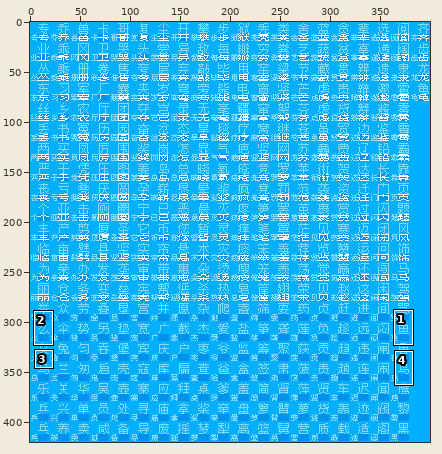
Pixel-art file, stored at Data/核心笑传之抄抄表——《现代汉语常用字表》常用字部分.ase. The picture above shows the old version from afar; the outline marks the close-up.
Close-up. Before the edit:
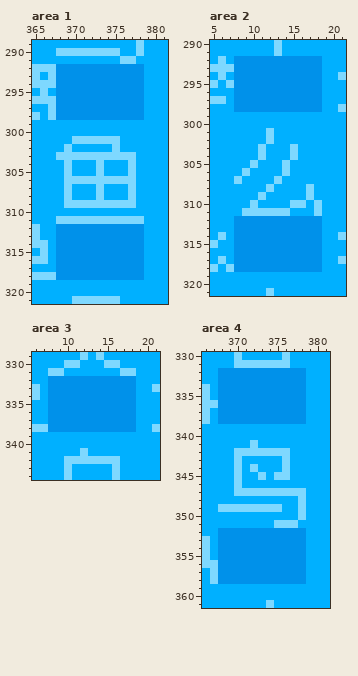
400x420 pixels, 1 frame. Colours within 5 levels of each other are drawn and written as one. Shown: area 1: x 365..381, y 289..321; area 2: x 5..21, y 290..321; area 3: x 6..21, y 329..344; area 4: x 366..381, y 330..361. The commit also changed other parts of the picture, which this record leaves out.
The result:
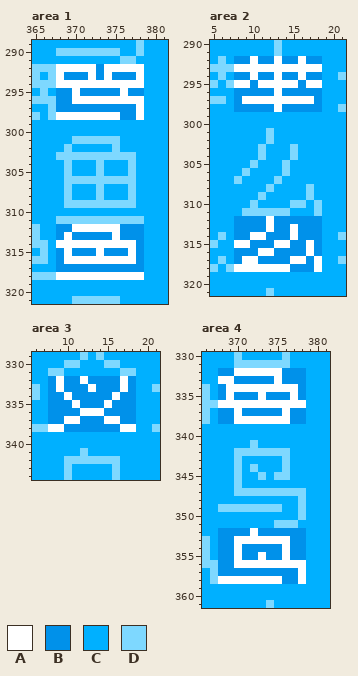
Palette (. is transparent): A #ffffff  B #0091ea  C #00b0ff  D #7ed8ff
Diff:
--- area 1, layer "字形层"
@@ x 365..381 @@
 291 CCCCCCCCCCCDDCCCC
-292 DDDBBBBBBBBBBBCCC
-293 DCDBBBBBBBBBBBCCC
-294 DDDBBBBBBBBBBBCCC
-295 CDCBBBBBBBBBBBCCC
-296 DDDBBBBBBBBBBBCCC
-297 CCDBBBBBBBBBBBCCC
-298 DCDBBBBBBBBBBBCCC
+292 DDDAAAAABAAAAACCC
+293 DCDABBBABABBBACCC
+294 DDDAAAAAAAAAAACCC
+295 CDCBBABBBBBABBCCC
+296 DDDBBAAAAAAAAACCC
+297 CCDBBBBBBBBBBACCC
+298 DCDAAAAAAAABBACCC
 299 CCCCCCCCCCCCCCCCC
@@ x 365..381 @@
 311 CCCDDDDDDDDDDDCCC
-312 DCCBBBBBBBBBBBCCC
-313 DCCBBBBBBBBBBBCCC
-314 DDCBBBBBBBBBBBCCC
-315 CDCBBBBBBBBBBBCCC
-316 DDCBBBBBBBBBBBCCC
+312 DCCBBAAAAAABBBCCC
+313 DCCBABBBBBABBBCCC
+314 DDCAAAAAAAAAABCCC
+315 CDCBABBBABBBABCCC
+316 DDCBAAAAAAAAABCCC
 317 CCCBBBBBBBBBBBCCC
-318 DDDBBBBBBBBBBBCCC
+318 DDDAAAAAAAAAAACCC
 319 CCCCCCCCCCCCCCCCC
--- area 2, layer "字形层"
@@ x 5..21 @@
 291 CCCCCCCCDCCCCCCCC
-292 CDCBBBBBBBBBBBCCC
-293 DDDBBBBBBBBBBBCCC
-294 CDCBBBBBBBBBBBCCD
-295 DCDBBBBBBBBBBBCCC
-296 CCCBBBBBBBBBBBCCC
-297 DDCBBBBBBBBBBBCCC
-298 CCCBBBBBBBBBBBCCD
+292 CDCBBABBABBABBCCC
+293 DDDAAAAAAAAAAACCC
+294 CDCBBABBABBABBCCD
+295 DCDAABAAAAABAACCC
+296 CCCBBBBBABBBBBCCC
+297 DDCBAAAAAAAAABCCC
+298 CCCBBBBBABBBBBCCD
 299 CCCCCCCCCCCCCCCCC
@@ x 5..21 @@
 311 CCCCDDDDDDCCCDCCC
-312 CCCBBBBBBBBBBBCCC
-313 CCCBBBBBBBBBBBCCC
-314 CDCBBBBBBBBBBBCCD
-315 DCCBBBBBBBBBBBCCC
-316 CCCBBBBBBBBBBBCCC
-317 CDCBBBBBBBBBBBCCD
-318 DCDBBBBBBBBBBBCCC
+312 CCCBBBBABBBBBBCCC
+313 CCCBBBBABBABBBCCC
+314 CDCBBAABBBABBBCCD
+315 DCCAABBBAABBABCCC
+316 CCCBBBAABBBBABCCC
+317 CDCBAABBBBAABACCD
+318 DCDAAAAAAABBBACCC
 319 CCCCCCCCCCCCCCCCC
--- area 3, layer "字形层"
@@ x 6..21 @@
 331 CCDDCCCCCCCDDCCC
-332 CCBBBBBBBBBBBCCC
-333 DCBBBBBBBBBBBCCD
-334 DCBBBBBBBBBBBCCC
-335 CCBBBBBBBBBBBCCC
-336 CCBBBBBBBBBBBCCC
-337 CCBBBBBBBBBBBCCC
-338 DDBBBBBBBBBBBCCD
+332 CCBABBABBBBABCCC
+333 DCBABBBABBBABCCD
+334 DCBBABBBBBABBCCC
+335 CCBBBABBBABBBCCC
+336 CCBBBBAAABBBBCCC
+337 CCBBAABBBAABBCCC
+338 DDAABBBBBBBAACCD
 339 CCCCCCCCCCCCCCCC
--- area 4, layer "字形层"
@@ x 366..381 @@
 331 CCCCDDDDDDDCCCCC
-332 CCBBBBBBBBBBBCCC
-333 CCBBBBBBBBBBBCCC
-334 DCBBBBBBBBBBBCCC
-335 DCBBBBBBBBBBBCCC
-336 DDBBBBBBBBBBBCCC
-337 DCBBBBBBBBBBBCCC
-338 DCBBBBBBBBBBBCCC
+332 CCBBAAAAAABBBCCC
+333 CCAABBBBBABBBCCC
+334 DCBAAAAAAAAABCCC
+335 DCBABBBABBBABCCC
+336 DDAAAAAAAAAAACCC
+337 DCBBABBBBBABBCCC
+338 DCBBAAAAAAABBCCC
 339 CCCCCCCCCCCCCCCC
@@ x 366..381 @@
 351 CCCCCCCCCDDDCCCC
-352 CCBBBBBBBBBBBCCC
-353 DCBBBBBBBBBBBCCC
-354 DCBBBBBBBBBBBCCC
-355 DCBBBBBBBBBBBCCC
-356 DDBBBBBBBBBBBCCC
-357 CDBBBBBBBBBBBCCC
-358 CDBBBBBBBBBBBCCC
+352 CCBBBBABBBBBBCCC
+353 DCBBAAAAAAABBCCC
+354 DCBBABBBBBABBCCC
+355 DCBBABBABBABBCCC
+356 DDBBAAAAAAAAACCC
+357 CDBBBBBBBBBBACCC
+358 CDAAAAAAAABBACCC
 359 CCCCCCCCCCCCCCCC
Changed places in both close-ups, as pixel boxes (x1, y1, x2, y2):
changed: (56, 64, 144, 120)
changed: (56, 224, 144, 280)
changed: (234, 56, 322, 112)
changed: (234, 216, 322, 272)
changed: (48, 376, 136, 432)
changed: (218, 368, 306, 424)
changed: (218, 528, 306, 584)
